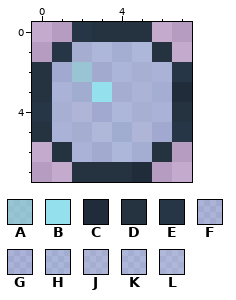
Pixel-art sprite: core.mod/assets/sprites/misc/bubble.png. That is the earlier state.
The file is 8x8 pixels. Colours within 5 levels of each other are drawn and written as one.
Palette (. is transparent): A #83d1d6ad  B #94e0ec  C #202c39  D #25323f  E #263646  F #7fc6e85e  G #7ec0ec5e  H #7ec8ee5e  J #89c9eb5e  K #84ccf25e  L #8dd0f15e
Pixels before, first column x 0:
0 ..EDDD..
1 .EJKKKD.
2 DGAFHLGE
3 DGHBJFKC
4 ELJGKLGD
5 DGJLHJGE
6 .DGFKKD.
7 ..DDDC..
Now the later version:
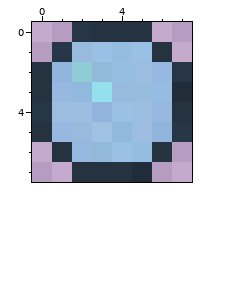
Difference:
colour A: #83d1d6ad -> #85d3d8d3
colour F: #7fc6e85e -> #7fc6e8a8
colour G: #7ec0ec5e -> #7ec0eca8
colour H: #7ec8ee5e -> #7ec8eea8
colour J: #89c9eb5e -> #89c9eba8
colour K: #84ccf25e -> #84ccf2a8
colour L: #8dd0f15e -> #8dd0f1a8
Boxes around the changes in both pictures, in picture pixels (x1, y1, x2, y2):
changed: (52, 42, 172, 162)
